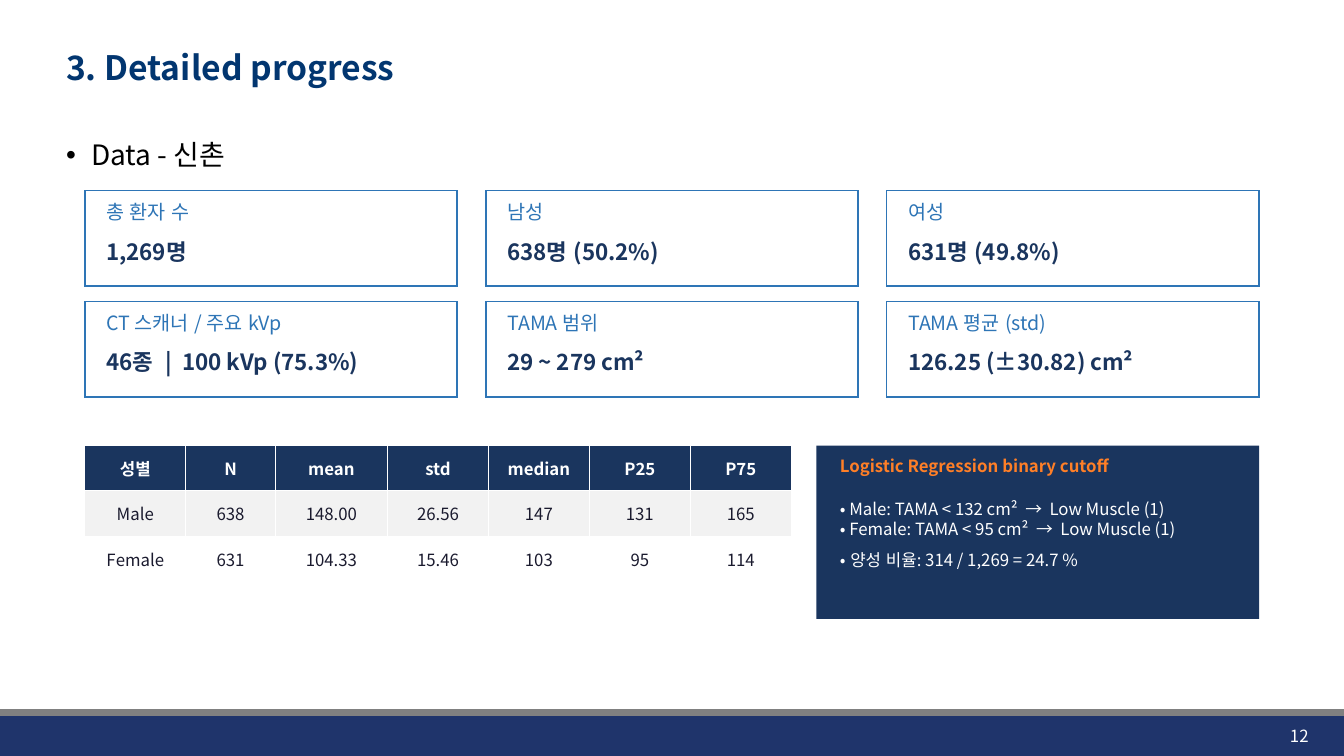
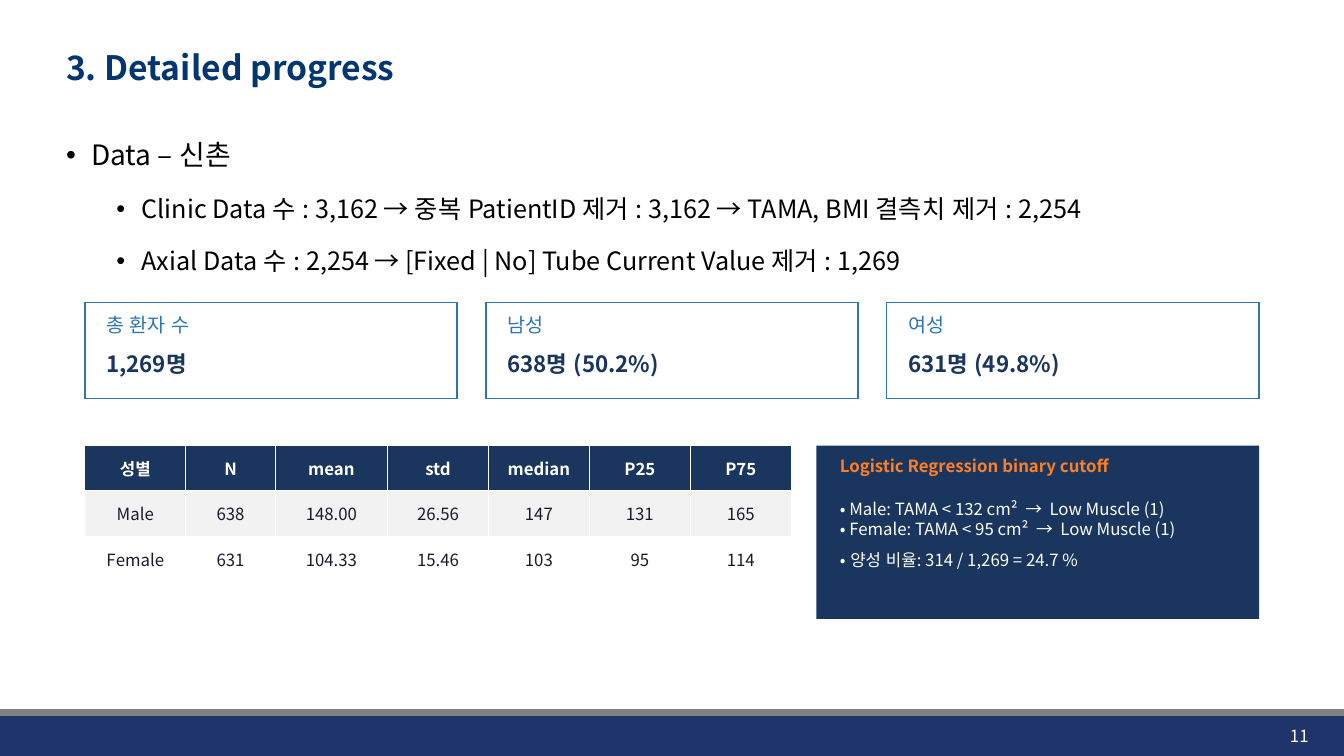
Before and after one commit to JHWannabe/2026-1_Study, a slide deck: slide 11 of 연구자료/260430_Linear_Logistic_Regression.pptx (slide 12 before the commit). Drawn at 1344x756 pixels with LibreOffice and Linux fonts; fonts in the diff are those of the drawing; background and template pictures are left out. Boxes give left, top, right and bottom in pixels: in the first picture for what was removed or moved away, otherwise in the second. Text is boxed around its words. In the diff, an @@ line names an element or a change of style, - is before the commit and + after.

```diff
--- a/연구자료/260430_Linear_Logistic_Regression.pptx
+++ b/연구자료/260430_Linear_Logistic_Regression.pptx
@@ text at box(91, 141, 1081, 275): text changed; size 20 to 18 pt @@
-• Data - 신촌
+• Data – 신촌
+  • Clinic Data 수 : 3,162 → 중복 PatientID 제거 : 3,162 → TAMA, BMI 결측치 제거 : 2,254
+  • Axial Data 수 : 2,254 → [Fixed | No] Tube Current Value 제거 : 1,269
@@ 6 texts, 3 rectangles: place and size @@
-6 texts, 3 rectangles at box(85, 191, 1259, 286)
+6 texts, 3 rectangles at box(85, 302, 1259, 398)
@@ group removed at box(85, 301, 1259, 397): 6 texts, 3 rectangles @@
-CT 스캐너 / 주요 kVp
-46종 | 100 kVp (75.3%)
-TAMA 범위
-29 ~ 279 cm²
-TAMA 평균 (std)
-126.25 (±30.82) cm²
@@ page number at box(1290, 729, 1309, 742): text changed @@
-12
+11
```
Also in this commit, not shown: 7 other slides changed, 9 slides removed, 4 other files.
